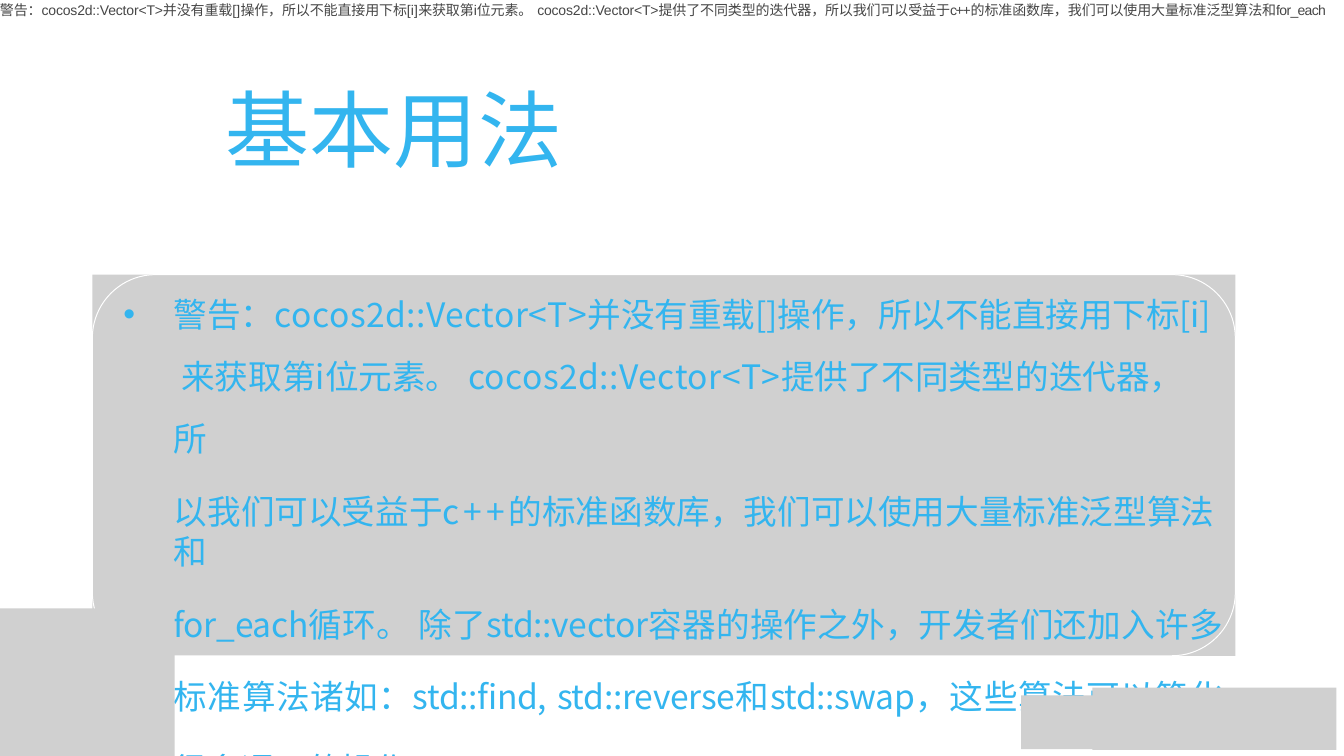
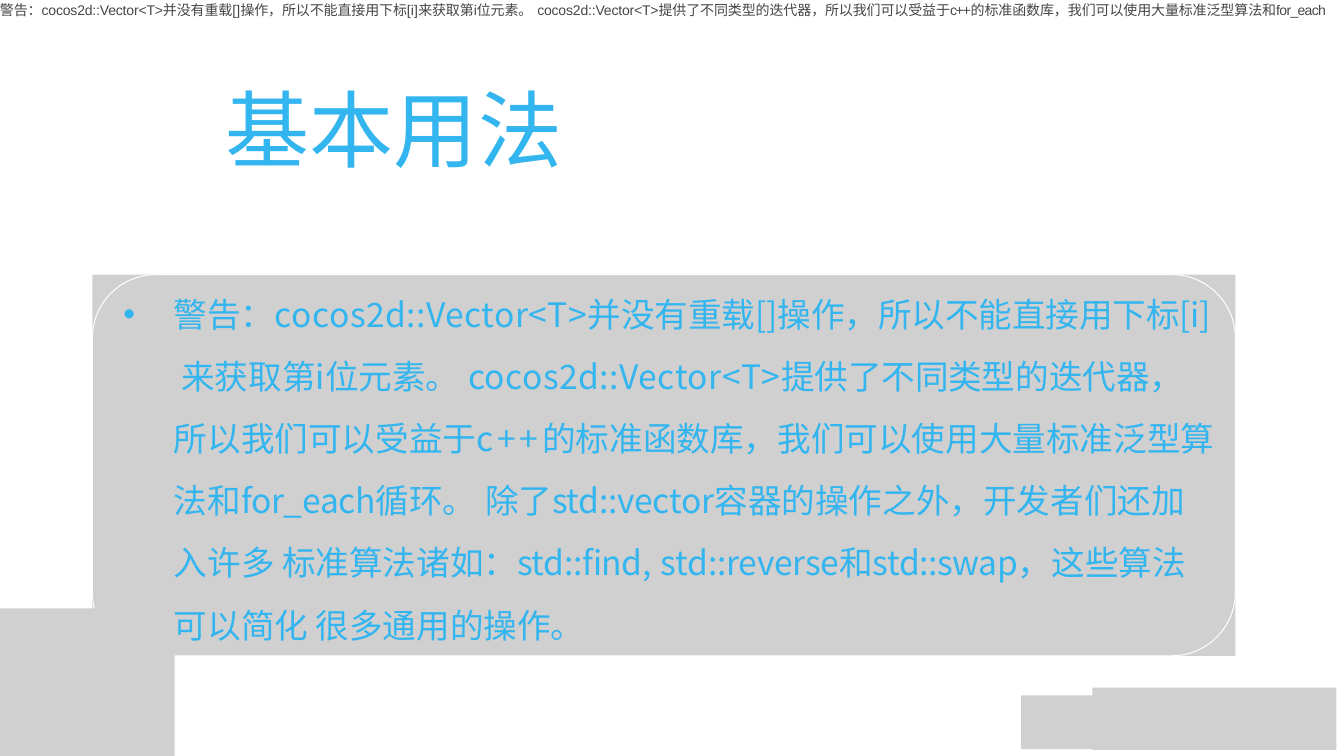
Before and after one commit to gfzheng/MOSAD, a slide deck: slide 9 of Keynotes/week12_tile_map.pptx. Drawn at 1344x756 pixels with LibreOffice and Linux fonts; fonts in the diff are those of the drawing; grey boxes stand for pictures; background and template pictures are left out. Boxes give left, top, right and bottom in pixels: in the first picture for what was removed or moved away, otherwise in the second. Text is boxed around its words. In the diff, an @@ line names an element or a change of style, - is before the commit and + after.

```diff
--- a/Keynotes/week12_tile_map.pptx
+++ b/Keynotes/week12_tile_map.pptx
@@ text at (x1=174, y1=298, x2=1214, y2=641): text changed @@
-• 警告：cocos2d::Vector<T>并没有重载[]操作，所以不能直接用下标[i] 来获取第i位元素。 cocos2d::Vector<T>提供了不同类型的迭代器，所
-以我们可以受益于c++的标准函数库，我们可以使用大量标准泛型算法和
-for_each循环。 除了std::vector容器的操作之外，开发者们还加入许多 标准算法诸如：std::find, std::reverse和std::swap，这些算法可以简化 很多通用的操作。
+• 警告：cocos2d::Vector<T>并没有重载[]操作，所以不能直接用下标[i] 来获取第i位元素。 cocos2d::Vector<T>提供了不同类型的迭代器，所以我们可以受益于c++的标准函数库，我们可以使用大量标准泛型算法和for_each循环。 除了std::vector容器的操作之外，开发者们还加入许多 标准算法诸如：std::find, std::reverse和std::swap，这些算法可以简化 很多通用的操作。
```
Also in this commit, not shown: 6 other slides changed.
